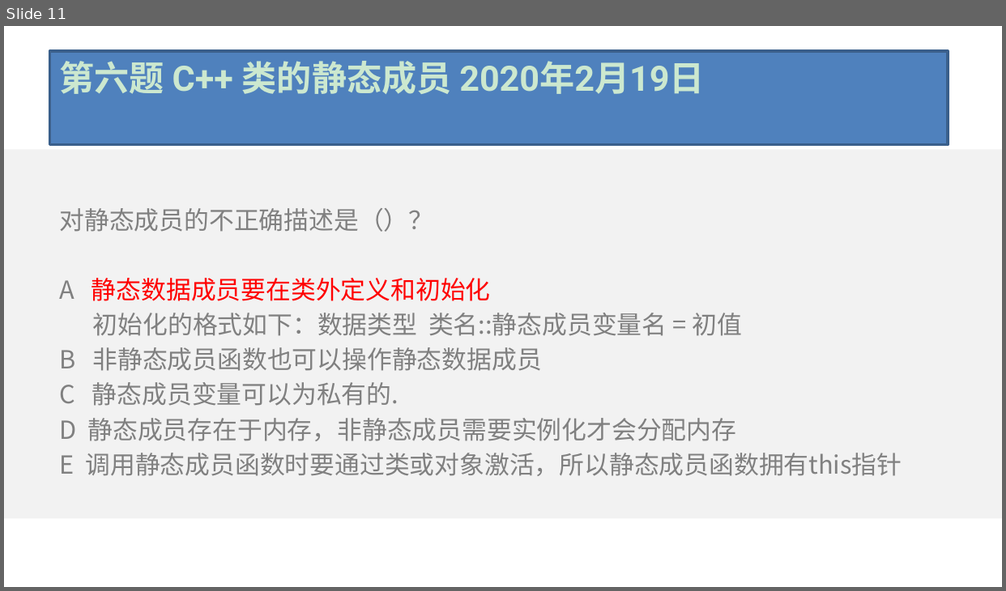
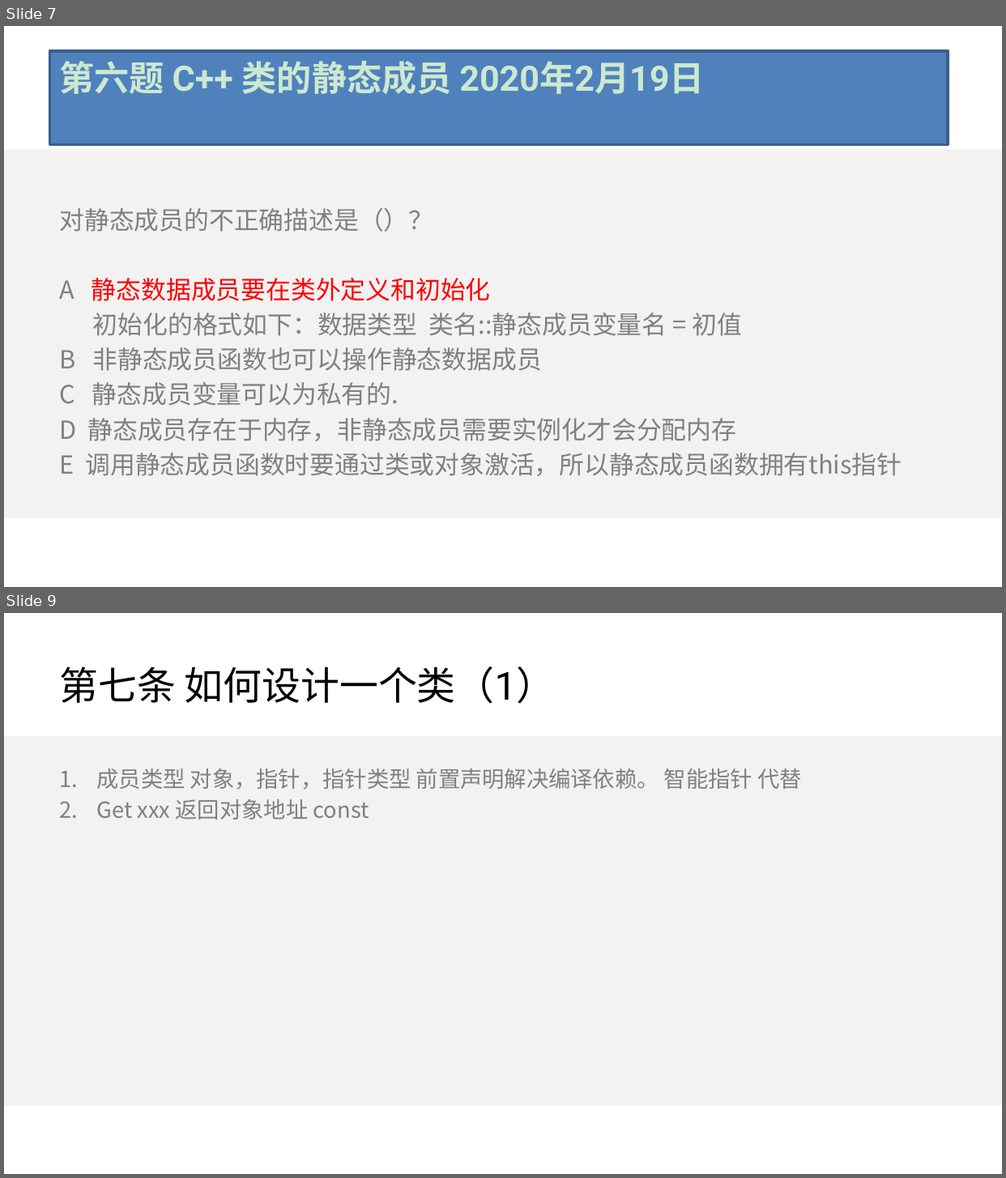
Before and after one commit to wangcy6/weekly, a slide deck: ppt/2019_c++_full.pptx. Shown one above the other, each under a label of ours: slide 11 before the commit, slides 7 and 9 after it; the slides between them are not shown. The pictures are 1006x591 and 1006x1178 pixels, drawn with LibreOffice and Linux fonts; fonts in the diff are those of the drawing; background and template pictures are left out. Boxes give left, top, right and bottom in pixels: in the first picture for what was removed or moved away, otherwise in the second. Text is boxed around its words. In the diff, an @@ line names an element or a change of style, - is before the commit and + after.

```diff
--- a/ppt/2019_c++_full.pptx
+++ b/ppt/2019_c++_full.pptx
@@ slide 9 added at box(4, 613, 1002, 1174), background #CCE8CF; not listed: 1 template element that a slide beside it also shows @@
@@ title added at box(60, 666, 556, 704), 28 pt, text #000000 @@
+第七条 如何设计一个类（1）
@@ text added at box(97, 769, 802, 820), 16 pt, text #808080 @@
+1. 成员类型 对象，指针，指针类型 前置声明解决编译依赖。 智能指针 代替
+2. Get xxx 返回对象地址 const
@@ what was slide 11 is now slide 7 @@
```
Also in this commit, not shown: 1 slide changed, 1 other slide added, 4 slides removed, 1 other file.
